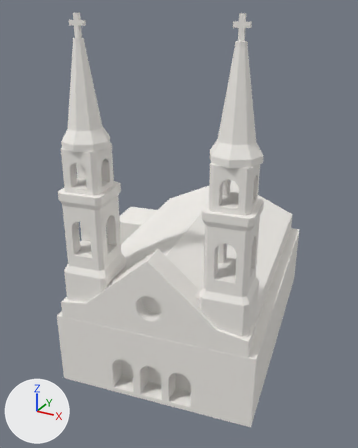
A saved change to the glTF model landmarks/models/saints-peter-and-paul-church/saints-peter-and-paul-church.glb.
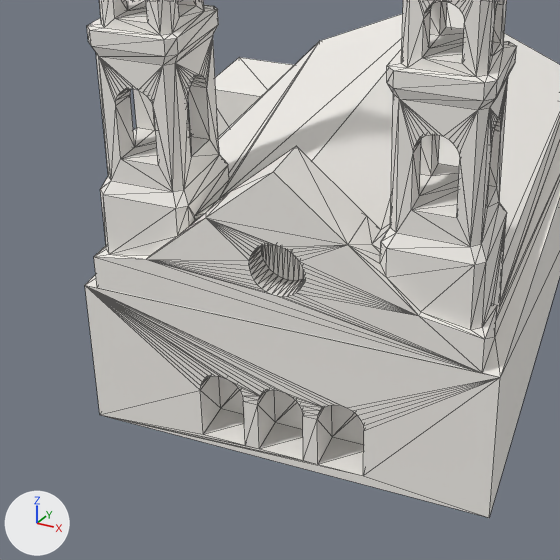
Old and new are each drawn whole from a camera (50 mm lens) standing at (39.2, -77.3, 59.0) and looking at (-1.5, -3.4, 22.1) and again close up on the part from 4% to 80% of the width and 40% to 100% of the height. Every picture has the same lights, and +X, +Y and +Z are marked at lower left. The last two pictures show the newer version. The close-ups show mesh edges as thin lines. Vertices at exactly the same position are counted once.

The first close-up shows 'Saints Peter and Paul Church'.
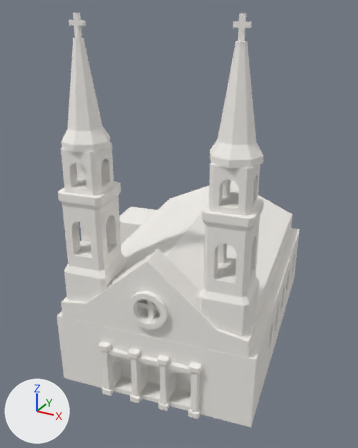
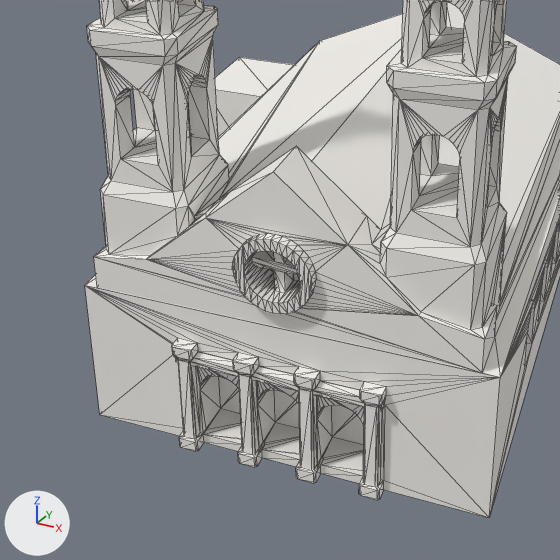
Boxes (x1, y1, x2, y2) around the edits, measured in the close-ups (560 x 560 px):
```json
{"part": 1, "of": "me_mesh_0", "change": "built on", "before": [101, 218, 481, 476], "after": [85, 218, 500, 518]}
{"part": 2, "of": "me_mesh_0", "change": "added", "after": [489, 199, 560, 517]}
```

Scene script edits in JSON lines:
```json
{"block": "me_mesh_0", "where": "# used by ob_saints_peter_and_paul_church; location = (0.0, 0.0, 0.0)"}
{"op": "remove", "block": "me_mesh_0", "code": "me_mesh_0.from_pydata(...)  # 834 vertices, 1712 faces; spans x -27.6..21.3, y -27.2..25.5, z 0.0..58.2"}
{"op": "add", "block": "me_mesh_0", "code": "me_mesh_0.from_pydata(...)  # 1442 vertices, 2928 faces; spans x -27.6..21.3, y -27.2..25.5, z 0.0..58.2"}
{"block": "me_mesh_0", "change": "me_mesh_0 part 1: 5 vertices moved within x -1.7..8.0, y -25.6..-24.1, z 0.9; 36 vertices removed from x 2.5..7.1, y -24.9..-22.0, z 15.6..19.8; 344 vertices added at x -3.3..13.4, y -27.0..-22.0, z 0.0..20.8"}
{"block": "me_mesh_0", "change": "me_mesh_0 part 2: 150 vertices added at x 12.7..19.3, y -9.9..21.0, z 4.4..9.6"}
{"block": "me_mesh_0", "change": "other edits to the shape of me_mesh_0 do not show in these pictures"}
```
